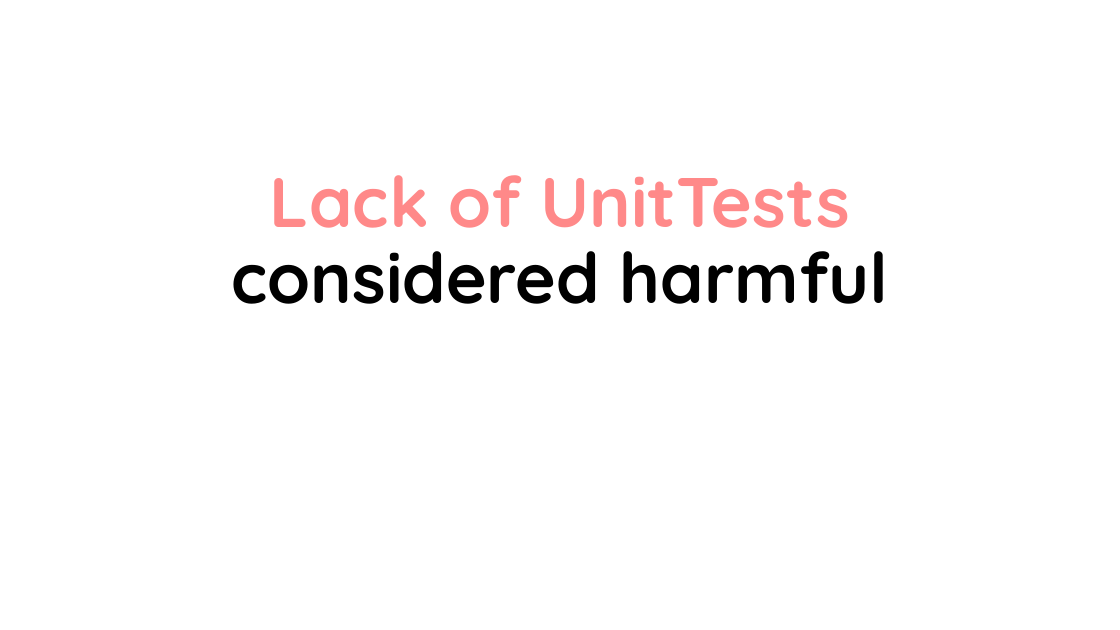
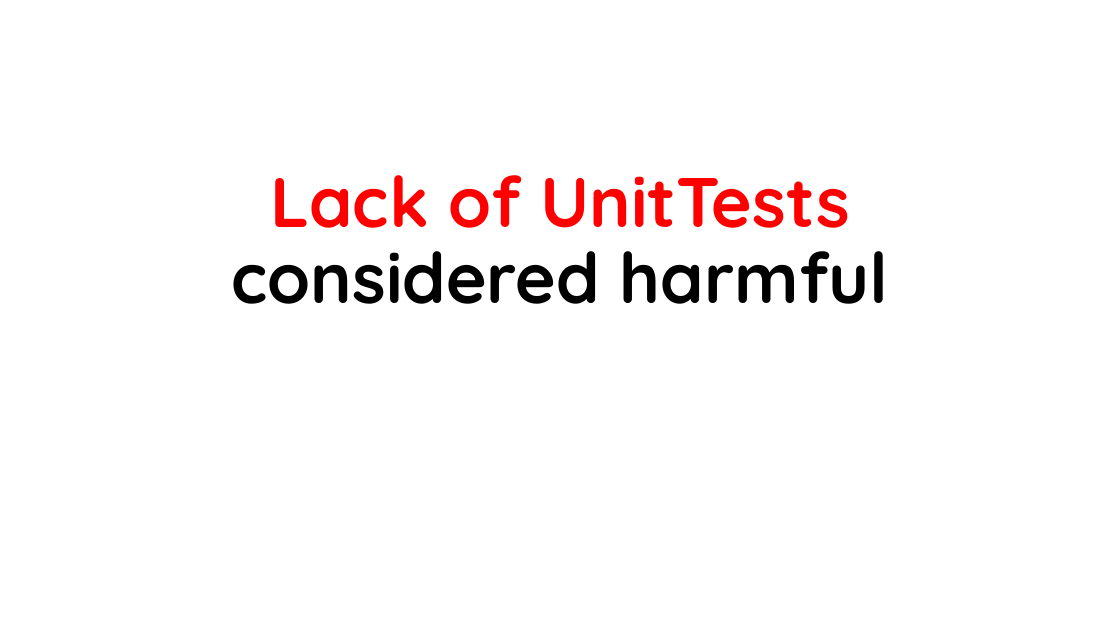
Before and after one commit to GoranSiska/IEnumerableConsideredHarmful, a slide deck: slide 8 of IEnumerable considered harmful.pptx (slide 5 before the commit). Drawn at 1120x630 pixels with LibreOffice and Linux fonts; fonts in the diff are those of the drawing; background and template pictures are left out. Boxes give left, top, right and bottom in pixels: in the first picture for what was removed or moved away, otherwise in the second. Text is boxed around its words. In the diff, an @@ line names an element or a change of style, - is before the commit and + after.

```diff
--- a/IEnumerable considered harmful.pptx
+++ b/IEnumerable considered harmful.pptx
@@ title "Lack of UnitTests considered harmful" at (232,175,889,304): text colour #FF8989 to #FF0000 in "Lack of UnitTests" @@
```
Also in this commit, not shown: 2 other slides changed, 3 slides added, 2 other files.
